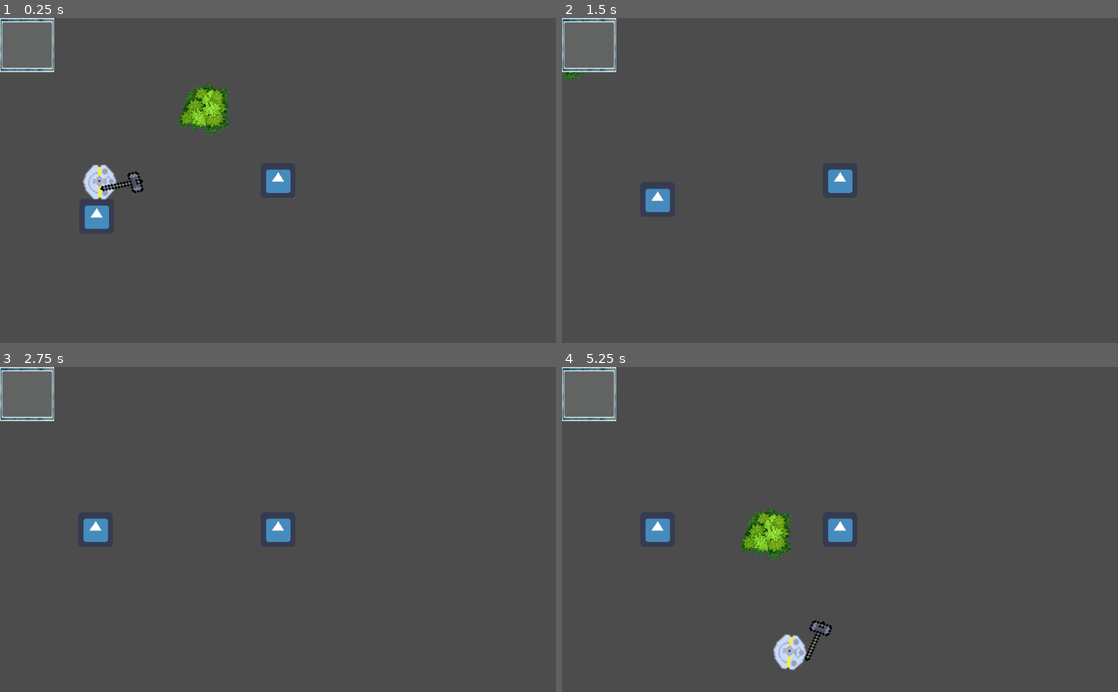
Above: before the commit, frames 1-4 (two rows, left to right).
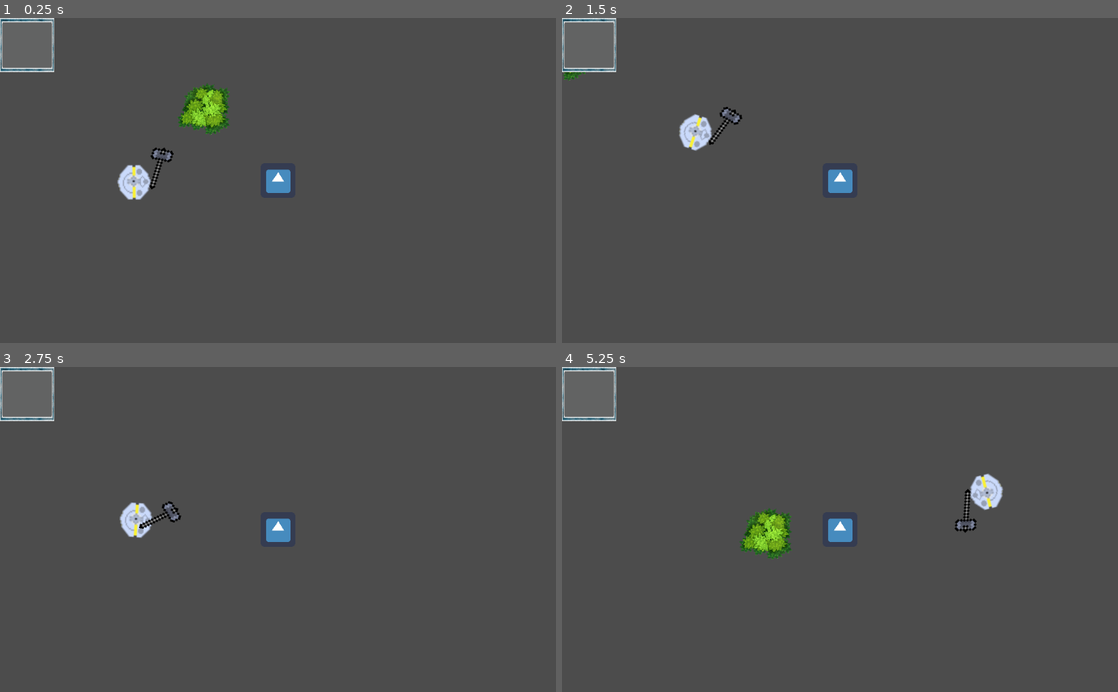
Above: after the commit, the same moments.

Repository: Brawmario/design-de-jogos-2019
Game: Godot game, scene res://Level/Level.tscn
Same seed, same stepped clock (60 frames per second), same inputs: the game is played once before the commit and once after it. The engine's default icon, where the game draws it, is replaced by a stand-in: a white triangle on a blue panel in a dark square.
Inputs:
- Up to frame 1 (0.25 s): no input
- Up to frame 2 (1.5 s): hold Right (ui_right) 0.53-1.28 s; tap Space (interact) at 0.6, 1.35 s; hold Down (ui_down) from 1.28 s (still down)
- Up to frame 3 (2.75 s): release Down (ui_down) at 2.03 s; hold Right (ui_right) from 2.03 s (still down); tap Space (interact) at 2.1 s
- Up to frame 4 (5.25 s): release Right (ui_right) at 2.78 s; hold Up (ui_up) 2.78-3.53 s; tap Space (interact) every 0.75 s from 2.85 to 5.1 s; hold Left (ui_left) 3.53-5.03 s; hold Down (ui_down) from 5.03 s (still down)

The runs differ from the first frame. In frame 1, 1.5% of the frame differs, in the area x 14-32%, y 39-65%; in frame 2, 1.0%; in frame 3, 1.0%; in frame 4, 1.7%, in the area x 15-80%, y 32-94%.

Commit message:
Conserto de Level

Diff:
--- a/Boss/Boss.gd
+++ b/Boss/Boss.gd
@@ -1,7 +1,7 @@
 extends KinematicBody2D
 class_name Boss
 
-var vel := 400.0 * 60
+var vel := 300.0 * 60
 var follow_player := false
 var player_ref: Player
 var attack_player := false
--- a/Level/Level.tscn
+++ b/Level/Level.tscn
@@ -19,9 +19,6 @@
 [node name="CollisionShape2D" type="CollisionShape2D" parent="Wall"]
 shape = SubResource( 1 )
 
-[node name="RigidBody2D" parent="Wall" instance=ExtResource( 1 )]
-position = Vector2( -337.067, -171.807 )
-
 [node name="Wall2" type="StaticBody2D" parent="."]
 position = Vector2( 0, 1000 )
 
@@ -41,7 +38,6 @@
 shape = SubResource( 1 )
 
 [node name="Player" parent="." instance=ExtResource( 1 )]
-
 position = Vector2( 997.024, 1824.62 )
 
 [node name="Boss" parent="." instance=ExtResource( 2 )]
Not shown, added: Items/Seed/Seed.png.import
